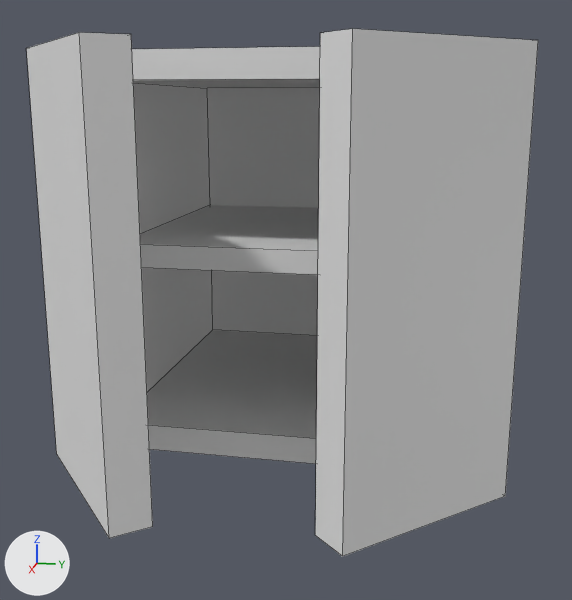
An edit to the OBJ model Models/Cabinet01/Cabinet.obj, drawn before and after from the same camera.
Before and after are seen from a 50 mm camera at (4.63, 0.77, 1.75) aimed at (0.55, -0.04, 0.73). The lights are fixed; the arrows at lower left show +X, +Y and +Z. The older version comes first. Mesh edges are drawn as thin lines. Where no turn or scale is listed for an object, it has been applied to the vertices.

In view in the first picture: 'Body', 'Divider', 'Left_Door', 'Right_Door'.
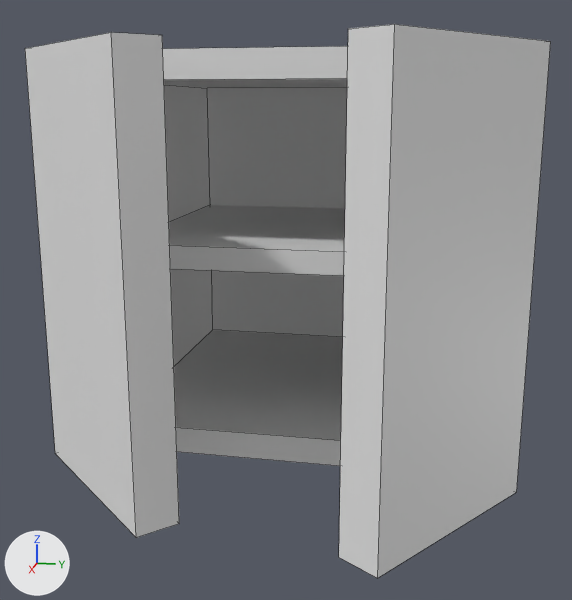
Boxes [x1, y1, x2, y2] around the edits, measured in the pictures (572 x 600 px):
```json
{"object": "Right_Door", "change": "reshaped", "before": [315, 29, 538, 556], "after": [339, 24, 551, 578]}
{"object": "Left_Door", "change": "reshaped", "before": [27, 32, 153, 538], "after": [25, 32, 179, 538], "on screen": "22% wider"}
```

Edits to the scene script, one JSON object a line:
```json
{"block": "me_left_door", "where": "# used by ob_left_door; location = (0.0, 0.0, 0.0)"}
{"op": "remove", "block": "me_left_door", "code": "me_left_door.from_pydata(...)  # 8 vertices, 6 faces; spans x 1.03..1.87, y -1.13..-0.38, z 0.0..2.0"}
{"op": "add", "block": "me_left_door", "code": "me_left_door.from_pydata(...)  # 8 vertices, 6 faces; spans x 1.0..1.84, y -1.14..-0.28, z 0.0..2.0"}
{"block": "me_left_door", "change": "me_left_door part 1"}
{"op": "set", "path": "me_left_door.vertices[0].co", "old": "(1.03, -0.98, 0.0)", "new": "(1.0, -1.0, 0.0)"}
{"op": "set", "path": "me_left_door.vertices[1].co", "old": "(1.03, -0.98, 2.0)", "new": "(1.0, -1.0, 2.0)"}
{"op": "set", "path": "me_left_door.vertices[2].co", "old": "(1.74, -0.38, 0.0)", "new": "(1.69, -0.28, 0.0)", "note": "pixel (152, 526) -> pixel (179, 523)"}
{"op": "set", "path": "me_left_door.vertices[3].co", "old": "(1.74, -0.38, 2.0)", "new": "(1.69, -0.28, 2.0)", "note": "pixel (131, 34) -> pixel (162, 35)"}
{"op": "set", "path": "me_left_door.vertices[4].co", "old": "(1.15, -1.13, 0.0)", "new": "(1.14, -1.14, 0.0)", "note": "pixel (56, 454) -> pixel (55, 453)"}
{"op": "set", "path": "me_left_door.vertices[5].co", "old": "(1.15, -1.13, 2.0)", "new": "(1.14, -1.14, 2.0)", "note": "pixel (26, 48) -> pixel (25, 48)"}
{"op": "set", "path": "me_left_door.vertices[6].co", "old": "(1.87, -0.53, 0.0)", "new": "(1.84, -0.42, 0.0)", "note": "pixel (109, 538) -> pixel (136, 537)"}
{"op": "set", "path": "me_left_door.vertices[7].co", "old": "(1.87, -0.53, 2.0)", "new": "(1.84, -0.42, 2.0)", "note": "pixel (79, 32) -> pixel (111, 32)"}
{"block": "me_right_door", "where": "# used by ob_right_door; location = (0.0, 0.0, 0.0)"}
{"op": "remove", "block": "me_right_door", "code": "me_right_door.from_pydata(...)  # 8 vertices, 6 faces; spans x 1.03..1.81, y 0.31..1.11, z 0.0..2.0"}
{"op": "add", "block": "me_right_door", "code": "me_right_door.from_pydata(...)  # 8 vertices, 6 faces; spans x 1.0..1.93, y 0.43..1.16, z 0.0..2.0"}
{"block": "me_right_door", "change": "me_right_door part 2"}
{"op": "set", "path": "me_right_door.vertices[0].co", "old": "(1.16, 1.11, 0.0)", "new": "(1.82, 0.43, 0.0)", "note": "pixel (505, 496) -> pixel (338, 557)"}
{"op": "set", "path": "me_right_door.vertices[1].co", "old": "(1.16, 1.11, 2.0)", "new": "(1.82, 0.43, 2.0)", "note": "pixel (538, 40) -> pixel (348, 28)"}
{"op": "set", "path": "me_right_door.vertices[2].co", "old": "(1.81, 0.44, 0.0)", "new": "(1.0, 1.0, 0.0)", "note": "pixel (342, 556) -> not seen"}
{"op": "set", "path": "me_right_door.vertices[3].co", "old": "(1.81, 0.44, 2.0)", "new": "(1.0, 1.0, 2.0)", "note": "pixel (352, 28) -> not seen"}
{"op": "set", "path": "me_right_door.vertices[4].co", "old": "(1.03, 0.98, 0.0)", "new": "(1.93, 0.59, 0.0)", "note": "not seen -> pixel (377, 578)"}
{"op": "set", "path": "me_right_door.vertices[5].co", "old": "(1.03, 0.98, 2.0)", "new": "(1.93, 0.59, 2.0)", "note": "not seen -> pixel (394, 24)"}
{"op": "set", "path": "me_right_door.vertices[6].co", "old": "(1.67, 0.31, 0.0)", "new": "(1.11, 1.16, 0.0)", "note": "pixel (315, 535) -> pixel (516, 492)"}
{"op": "set", "path": "me_right_door.vertices[7].co", "old": "(1.67, 0.31, 2.0)", "new": "(1.11, 1.16, 2.0)", "note": "pixel (320, 32) -> pixel (550, 41)"}
```
